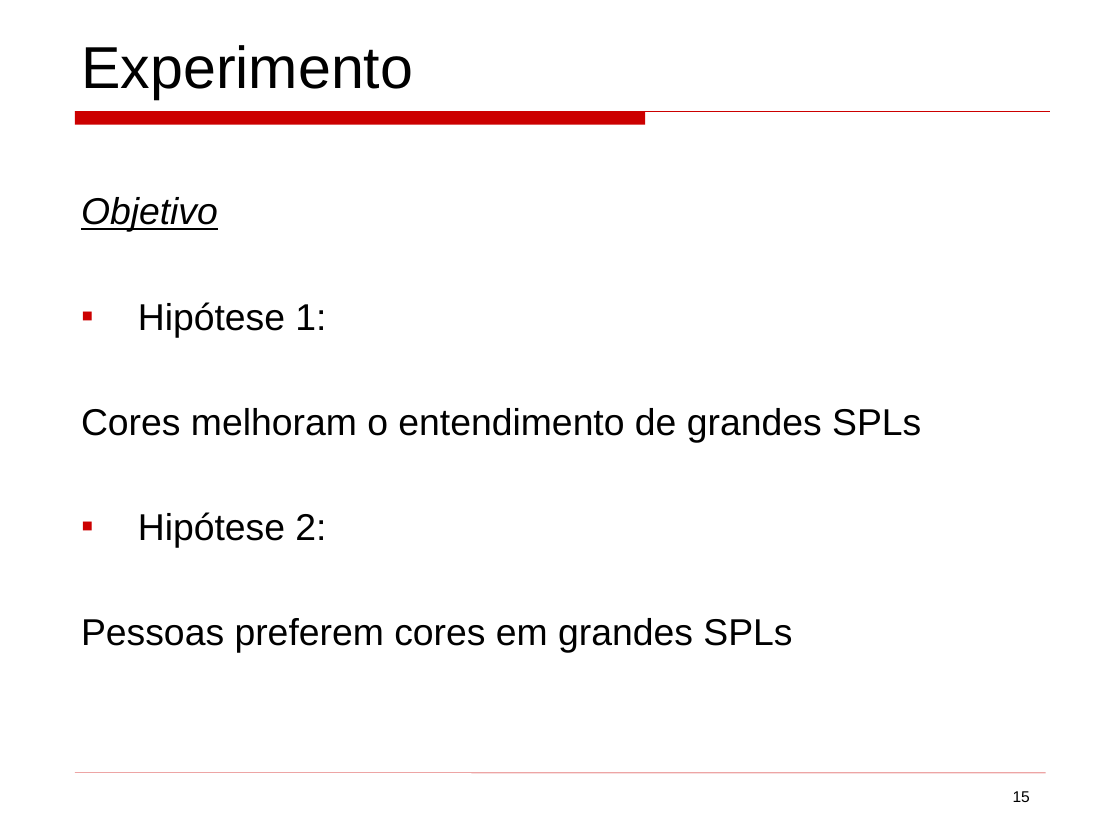
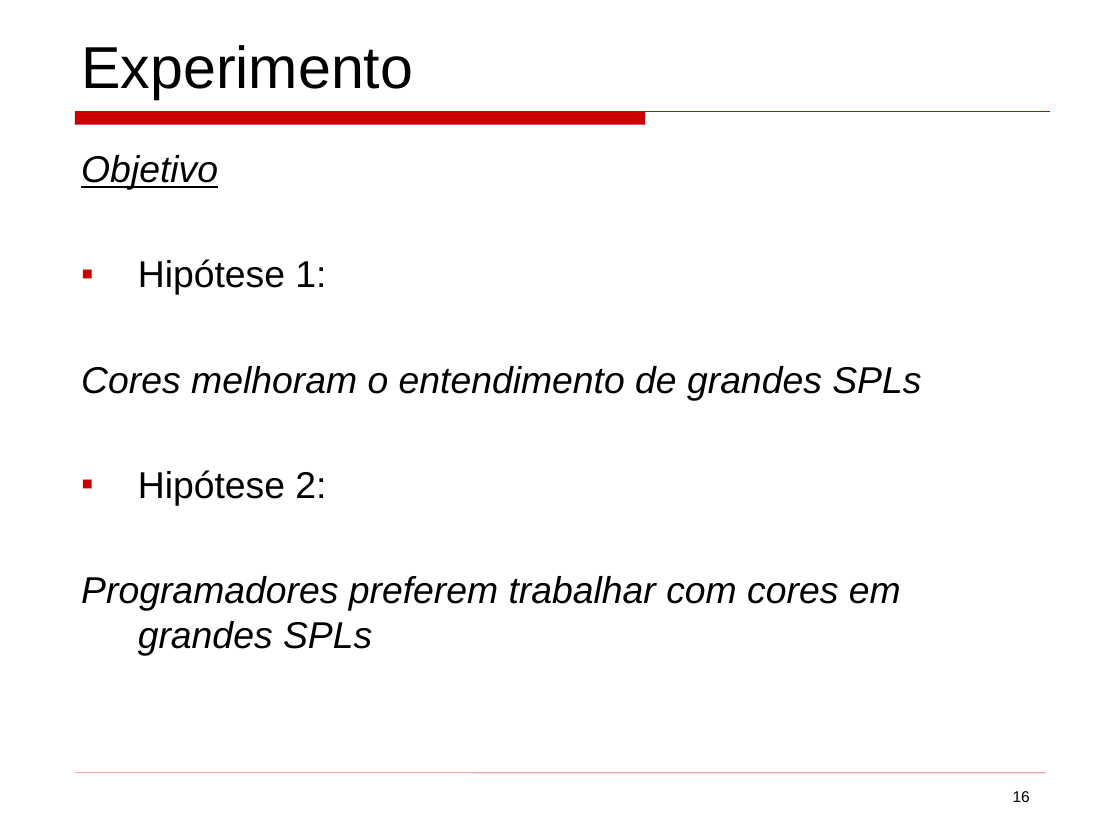
Before and after one commit to mateus51/TPs, a slide deck: slide 16 of ArqSoft/Seminários/background_colors_program_comprehension.ppt (slide 15 before the commit). Drawn at 1120x840 pixels with LibreOffice and Linux fonts; fonts in the diff are those of the drawing. Boxes give left, top, right and bottom in pixels: in the first picture for what was removed or moved away, otherwise in the second. Text is boxed around its words. In the diff, an @@ line names an element or a change of style, - is before the commit and + after.

```diff
--- a/ArqSoft/Seminários/background_colors_program_comprehension.ppt
+++ b/ArqSoft/Seminários/background_colors_program_comprehension.ppt
@@ text "Objetivo": place and size @@
-text "Objetivo" at bbox=[81, 197, 921, 653]
+text "Objetivo" at bbox=[81, 155, 921, 655]
@@ text at bbox=[81, 366, 921, 400]: italic on in "Cores melhoram o entendimento de grandes SPLs" @@
@@ text at bbox=[81, 576, 901, 655]: text changed; italic on @@
-Pessoas preferem cores em grandes SPLs
+Programadores preferem trabalhar com cores em grandes SPLs
@@ page number at bbox=[1013, 791, 1030, 802]: text changed @@
-15
+16
```
Also in this commit, not shown: 19 other slides changed, 2 slides added, 1 slide removed, 3 other files.
